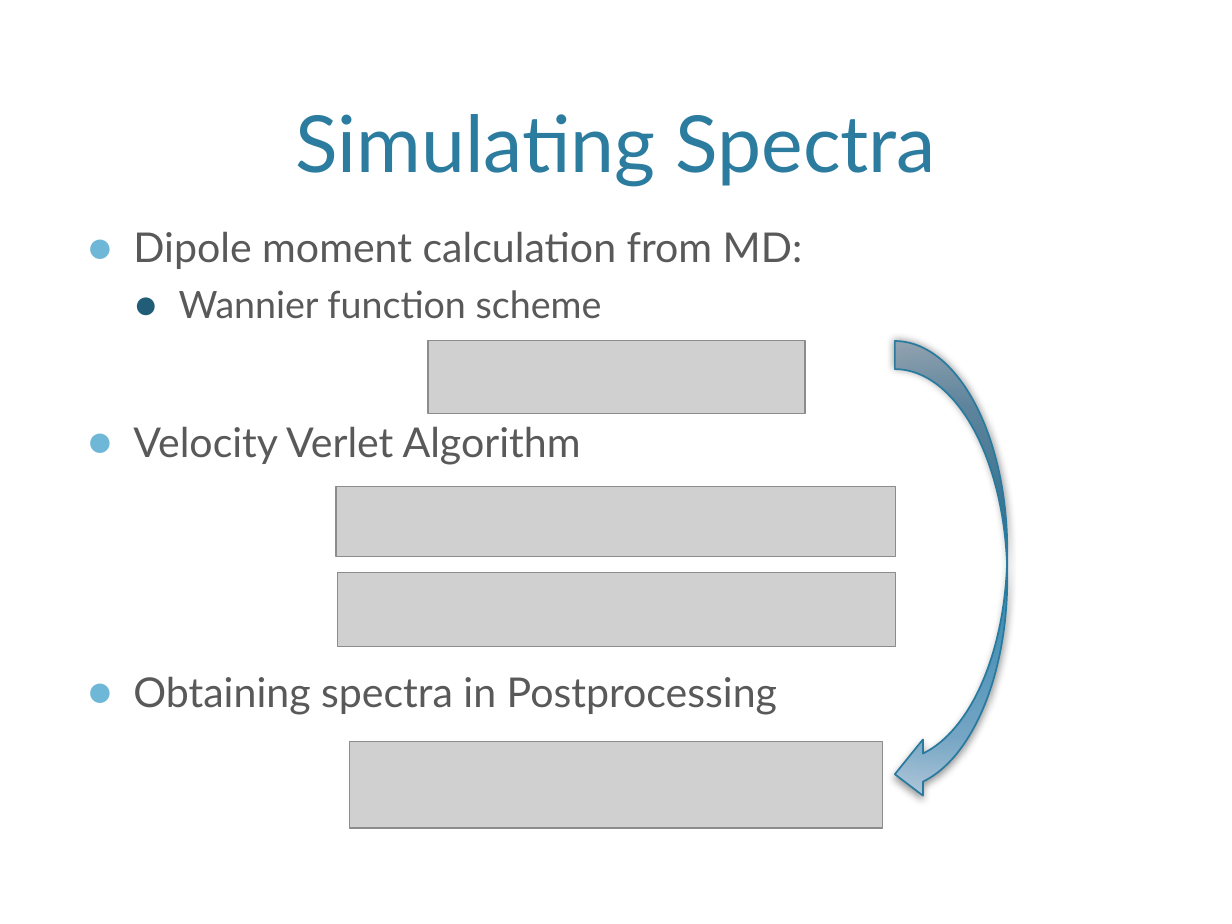
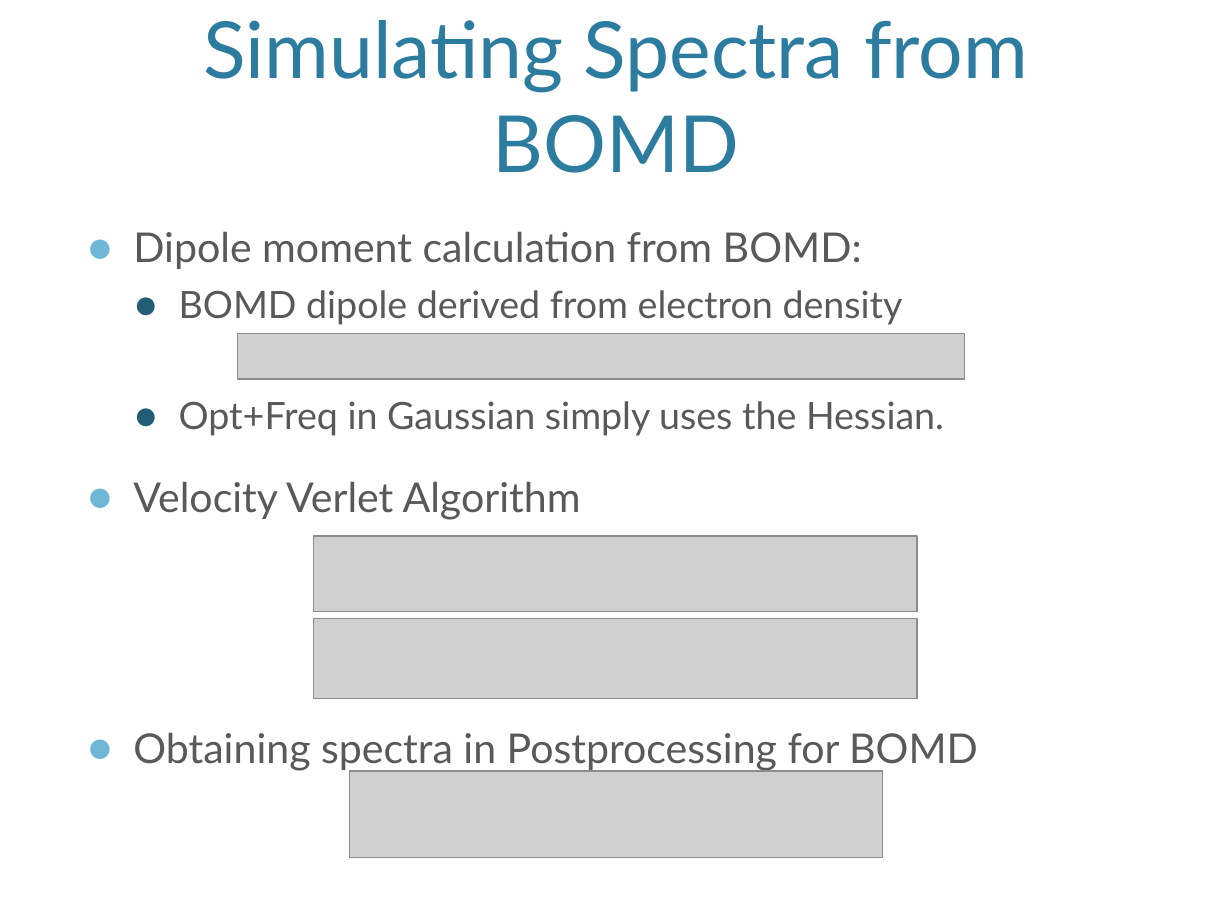
Before and after one commit to jjradler/565projectSp16, a slide deck: slide 15 of 565Presentation.pptx (slide 8 before the commit). Drawn at 1232x924 pixels with LibreOffice and Linux fonts; fonts in the diff are those of the drawing; grey boxes stand for pictures; background and template pictures are left out. Boxes give left, top, right and bottom in pixels: in the first picture for what was removed or moved away, otherwise in the second. Text is boxed around its words. In the diff, an @@ line names an element or a change of style, - is before the commit and + after.

```diff
--- a/565Presentation.pptx
+++ b/565Presentation.pptx
@@ title at (204,20,1028,173): text changed @@
-Simulating Spectra
+Simulating Spectra from BOMD
@@ text at (133,231,944,436): text changed; size 24 to 22 pt @@
-● Dipole moment calculation from MD:
-  ● Wannier function scheme
+● Dipole moment calculation from BOMD:
+  ● BOMD dipole derived from electron density
+  ● Opt+Freq in Gaussian simply uses the Hessian.
@@ picture added at (238,334,965,379) @@
@@ picture removed at (429,341,806,414) @@
@@ curved left arrow removed at (894,341,1007,802) @@
@@ picture: place and size @@
-picture at (336,487,896,557)
+picture at (313,536,917,611)
@@ picture: place and size @@
-picture at (338,573,896,647)
+picture at (313,618,917,699)
@@ text at (133,732,978,771): text changed @@
-● Obtaining spectra in Postprocessing
+● Obtaining spectra in Postprocessing for BOMD
@@ picture: place and size @@
-picture at (349,742,882,828)
+picture at (349,771,882,857)
```
Also in this commit, not shown: 2 other slides changed, 2 slides added.
